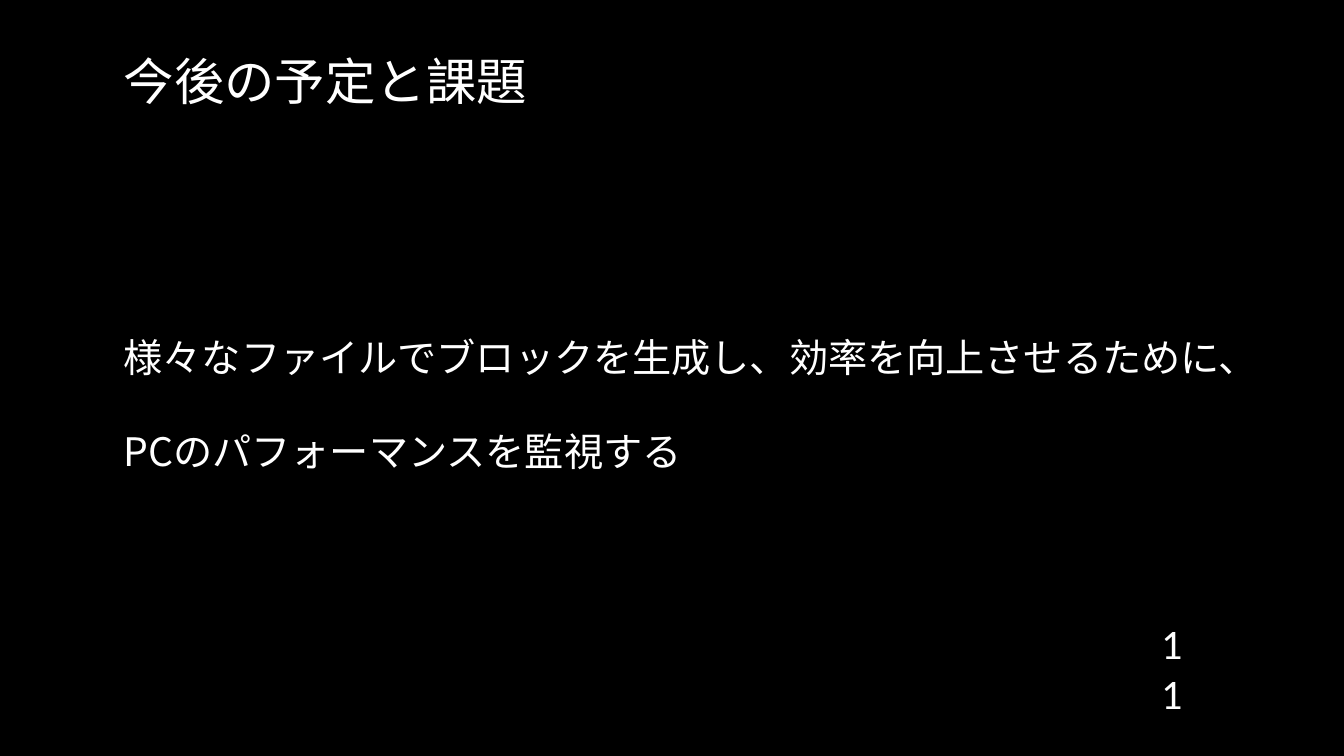
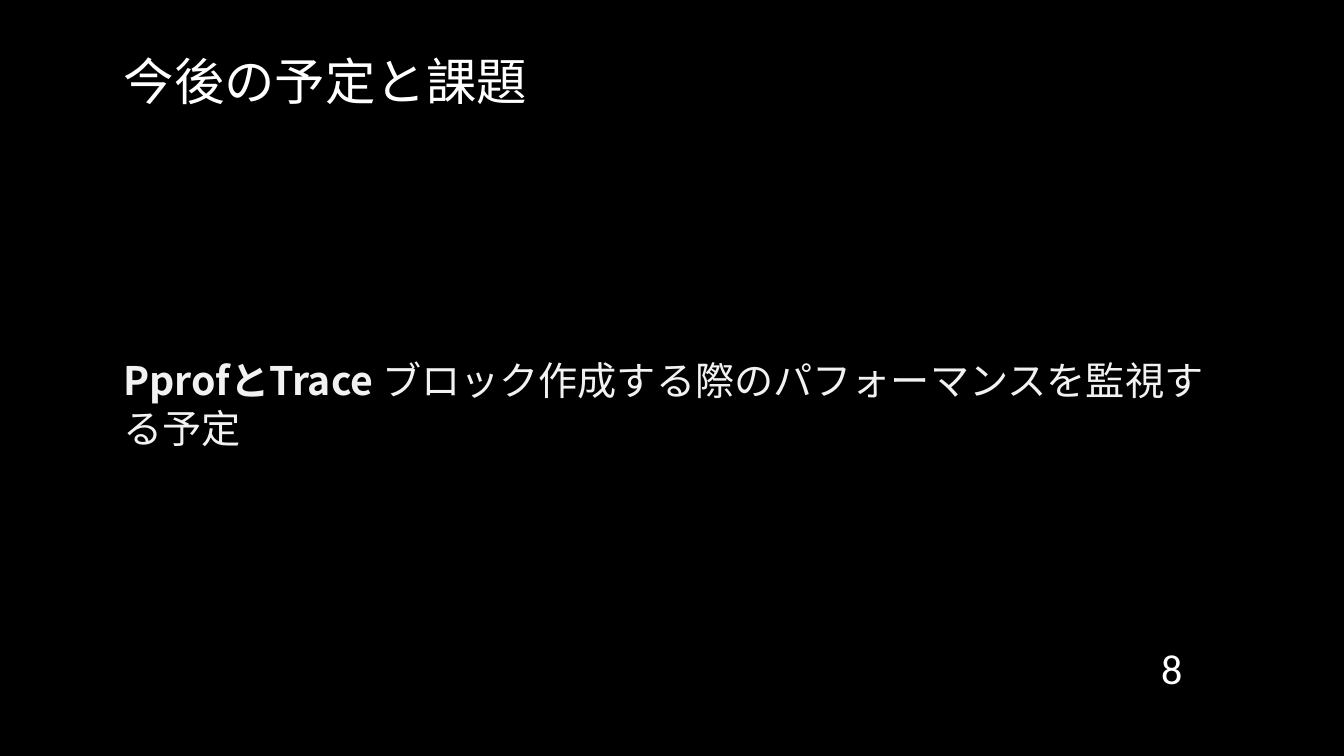
Before and after one commit to cyrusmanosa/Ecc-Year-3, a slide deck: slide 8 of Y3-Sem2/ITゼミ演習II/2024年度_12月報告会_Sk3a04_文家俊.pptx (slide 11 before the commit). Drawn at 1344x756 pixels with LibreOffice and Linux fonts; fonts in the diff are those of the drawing; background and template pictures are left out. Boxes give left, top, right and bottom in pixels: in the first picture for what was removed or moved away, otherwise in the second. Text is boxed around its words. In the diff, an @@ line names an element or a change of style, - is before the commit and + after.

```diff
--- a/Y3-Sem2/ITゼミ演習II/2024年度_12月報告会_Sk3a04_文家俊.pptx
+++ b/Y3-Sem2/ITゼミ演習II/2024年度_12月報告会_Sk3a04_文家俊.pptx
@@ text at (x1=124, y1=361, x2=1203, y2=446): text changed; text colour #FFFFFF to #F2F2F2 @@
-様々なファイルでブロックを生成し、効率を向上させるために、
-PCのパフォーマンスを監視する
+PprofとTrace ブロック作成する際のパフォーマンスを監視する予定
@@ page number at (x1=1161, y1=655, x2=1182, y2=685): text changed @@
-11
+8
```
Also in this commit, not shown: 5 other slides changed, 2 slides added, 17 other files.
